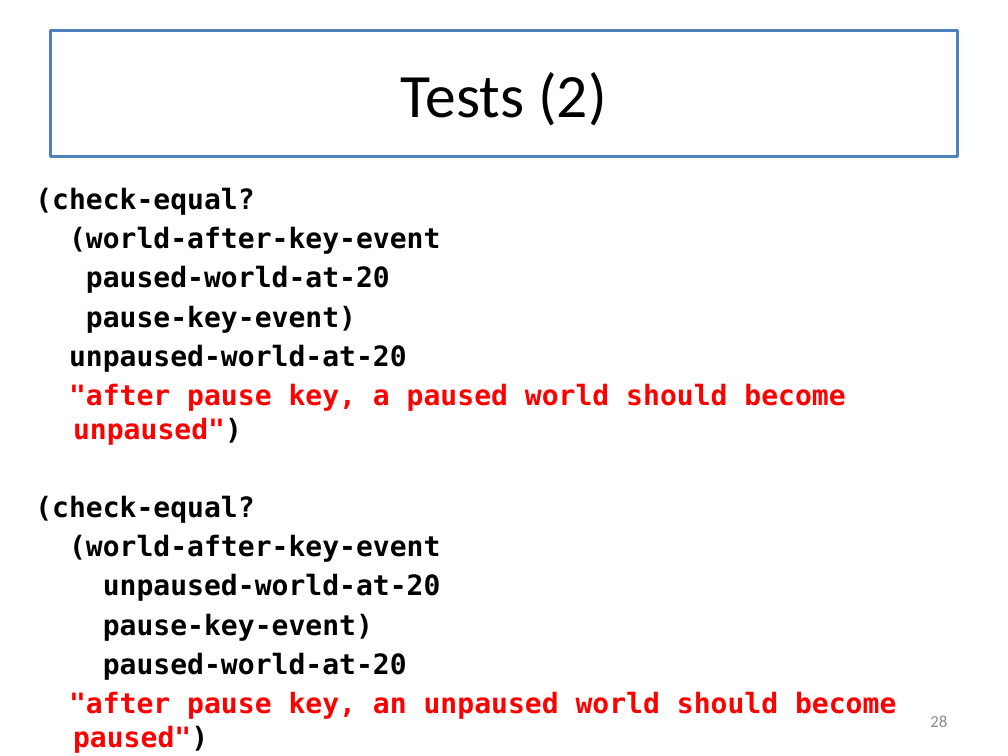
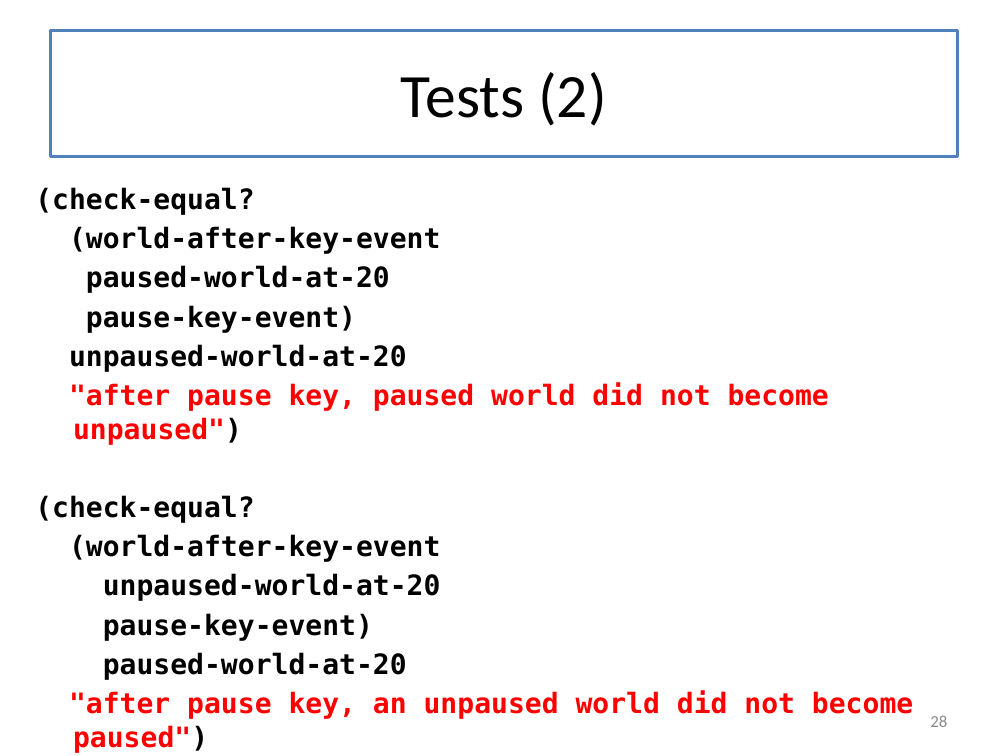
Before and after one commit to mwand/cs5010f16, a slide deck: slide 28 of Slides/Lesson 3.1 Introduction to Universe Programs.pptx. Drawn at 1008x756 pixels with LibreOffice and Linux fonts; fonts in the diff are those of the drawing. Boxes give left, top, right and bottom in pixels: in the first picture for what was removed or moved away, otherwise in the second. Text is boxed around its words. In the diff, an @@ line names an element or a change of style, - is before the commit and + after.

```diff
--- a/Slides/Lesson 3.1 Introduction to Universe Programs.pptx
+++ b/Slides/Lesson 3.1 Introduction to Universe Programs.pptx
@@ text at box(69, 383, 829, 445): text changed @@
-"after pause key, a paused world should become unpaused")
+"after pause key, paused world did not become unpaused")
@@ text at box(69, 691, 913, 753): text changed @@
-"after pause key, an unpaused world should become paused")
+"after pause key, an unpaused world did not become paused")
```
Also in this commit, not shown: 3 other slides changed, 7 other files.
